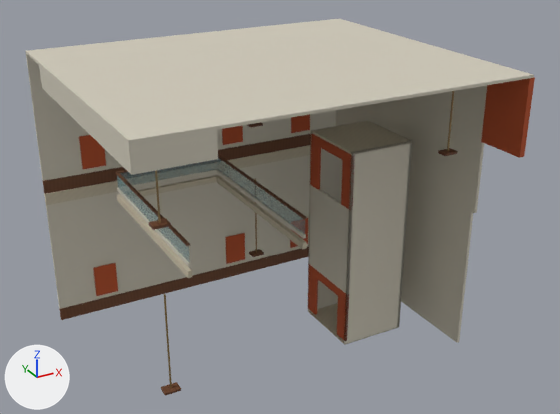
A saved change to the Blender file BlenderCatalogue/assets/orchard_exchange/source/AST-RTL-009.blend.
Both versions are drawn from a camera (50 mm lens) standing at (-8.1, -43.0, 25.8) and looking at (10.8, -8.7, 8.7). Arrows for +X, +Y and +Z are at lower left; the lights stay in place. The first picture is the older version.

In view in the first picture: 'EX_EastLowerWall', 'EX_EastUpperWall', 'EX_HighRoof', 'EX_LiftBack', 'EX_LiftCap', 'EX_LiftFrontBetween', 'EX_LiftHeader_52.5', 'EX_LiftHeader_61', 'EX_LiftJamb_52.5-240.25', 'EX_LiftJamb_52.5-243.66', 'EX_LiftJamb_61-243.66', 'EX_LiftPit', 'EX_LiftSide_-239.46', 'EX_LiftSide_-243.66', 'EX_NorthDado_52.5', 'EX_NorthDado_61', 'EX_NorthJoint', 'EX_NorthWall_52.5', 'EX_NorthWall_61', 'EX_UpperPortalHeader', 'EX_WestSoffit' and 27 more.
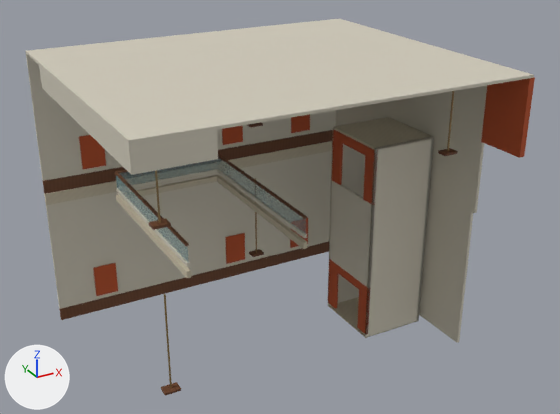
Pixel boxes [x1, y1, x2, y2] of what changed, in the pictures (560 x 414 px):
'EX_LiftSide_-239.46', moved
    before: [344, 140, 412, 344]
    after: [365, 136, 434, 337]
'EX_LiftFrontBetween', moved
    before: [308, 186, 352, 293]
    after: [329, 180, 375, 288]
'EX_LiftSide_-243.66', moved
    before: [308, 122, 359, 312]
    after: [328, 118, 383, 306]
'EX_LiftCap', moved
    before: [311, 121, 413, 154]
    after: [334, 117, 434, 150]
'EX_LiftPit', moved
    before: [309, 303, 398, 344]
    after: [329, 297, 419, 338]
'EX_LiftJamb_61-243.66', moved
    before: [310, 134, 321, 189]
    after: [331, 130, 343, 185]
'EX_LiftJamb_52.5-240.25', moved
    before: [337, 288, 349, 341]
    after: [357, 281, 370, 334]
'EX_LiftJamb_52.5-243.66', moved
    before: [308, 264, 318, 315]
    after: [328, 259, 339, 309]
'EX_LiftBack', moved
    before: [383, 128, 412, 327]
    after: [387, 117, 434, 314]
'EX_LiftHeader_61', moved
    before: [319, 137, 343, 160]
    after: [341, 133, 366, 155]
'EX_LiftHeader_52.5', moved
    before: [316, 270, 338, 295]
    after: [336, 265, 359, 289]

Edits to the bpy script that builds the scene:
```text
Change me_ex_liftback:
    remove me_ex_liftback.from_pydata(...)  # 8 vertices, 6 faces; spans x 17.96..18.12, y -10.66..-6.34, z -0.24..11.85
    add me_ex_liftback.from_pydata(...)  # 8 vertices, 6 faces; spans x 19.46..19.62, y -10.66..-6.34, z -0.24..11.85
    me_ex_liftback part 1: the whole mesh is moved by (1.5, 0.0, 0.0)
Change me_ex_liftside__243_66:
    remove me_ex_liftside__243_66.from_pydata(...)  # 8 vertices, 6 faces; spans x 14.12..18.12, y -6.46..-6.34, z -0.24..11.85
    add me_ex_liftside__243_66.from_pydata(...)  # 8 vertices, 6 faces; spans x 15.62..19.62, y -6.46..-6.34, z -0.24..11.85
    me_ex_liftside__243_66 part 2: the whole mesh is moved by (1.5, 0.0, 0.0)
Change me_ex_liftside__239_46:
    remove me_ex_liftside__239_46.from_pydata(...)  # 8 vertices, 6 faces; spans x 14.12..18.12, y -10.66..-10.54, z -0.24..11.85
    add me_ex_liftside__239_46.from_pydata(...)  # 8 vertices, 6 faces; spans x 15.62..19.62, y -10.66..-10.54, z -0.24..11.85
    me_ex_liftside__239_46 part 3: the whole mesh is moved by (1.5, 0.0, 0.0)
Change me_ex_liftjamb_52_5_243_66:
    remove me_ex_liftjamb_52_5_243_66.from_pydata(...)  # 8 vertices, 6 faces; spans x 14.12..14.28, y -7.25..-6.34, z 0.0..3.2
    add me_ex_liftjamb_52_5_243_66.from_pydata(...)  # 8 vertices, 6 faces; spans x 15.62..15.78, y -7.25..-6.34, z 0.0..3.2
    me_ex_liftjamb_52_5_243_66 part 4: the whole mesh is moved by (1.5, 0.0, 0.0)
Change me_ex_liftjamb_52_5_240_25:
    remove me_ex_liftjamb_52_5_240_25.from_pydata(...)  # 8 vertices, 6 faces; spans x 14.12..14.28, y -10.66..-9.75, z 0.0..3.2
    add me_ex_liftjamb_52_5_240_25.from_pydata(...)  # 8 vertices, 6 faces; spans x 15.62..15.78, y -10.66..-9.75, z 0.0..3.2
    me_ex_liftjamb_52_5_240_25 part 5: the whole mesh is moved by (1.5, 0.0, 0.0)
Change me_ex_liftheader_52_5:
    remove me_ex_liftheader_52_5.from_pydata(...)  # 8 vertices, 6 faces; spans x 14.12..14.28, y -9.75..-7.25, z 2.64..3.2
    add me_ex_liftheader_52_5.from_pydata(...)  # 8 vertices, 6 faces; spans x 15.62..15.78, y -9.75..-7.25, z 2.64..3.2
    me_ex_liftheader_52_5 part 6: the whole mesh is moved by (1.5, 0.0, 0.0)
Change me_ex_liftjamb_61_243_66:
    remove me_ex_liftjamb_61_243_66.from_pydata(...)  # 8 vertices, 6 faces; spans x 14.12..14.28, y -7.25..-6.34, z 8.5..11.7
    add me_ex_liftjamb_61_243_66.from_pydata(...)  # 8 vertices, 6 faces; spans x 15.62..15.78, y -7.25..-6.34, z 8.5..11.7
    me_ex_liftjamb_61_243_66 part 7: the whole mesh is moved by (1.5, 0.0, 0.0)
Change me_ex_liftheader_61:
    remove me_ex_liftheader_61.from_pydata(...)  # 8 vertices, 6 faces; spans x 14.12..14.28, y -9.75..-7.25, z 11.14..11.7
    add me_ex_liftheader_61.from_pydata(...)  # 8 vertices, 6 faces; spans x 15.62..15.78, y -9.75..-7.25, z 11.14..11.7
    me_ex_liftheader_61 part 8: the whole mesh is moved by (1.5, 0.0, 0.0)
Change me_ex_liftfrontbetween:
    remove me_ex_liftfrontbetween.from_pydata(...)  # 8 vertices, 6 faces; spans x 14.12..14.28, y -10.66..-6.34, z 3.2..8.5
    add me_ex_liftfrontbetween.from_pydata(...)  # 8 vertices, 6 faces; spans x 15.62..15.78, y -10.66..-6.34, z 3.2..8.5
    me_ex_liftfrontbetween part 9: the whole mesh is moved by (1.5, 0.0, 0.0)
Change me_ex_liftpit:
    remove me_ex_liftpit.from_pydata(...)  # 8 vertices, 6 faces; spans x 14.12..18.12, y -10.66..-6.34, z -0.24..-0.2
    add me_ex_liftpit.from_pydata(...)  # 8 vertices, 6 faces; spans x 15.62..19.62, y -10.66..-6.34, z -0.24..-0.2
    me_ex_liftpit part 10: the whole mesh is moved by (1.5, 0.0, 0.0)
Change me_ex_liftcap:
    remove me_ex_liftcap.from_pydata(...)  # 8 vertices, 6 faces; spans x 14.12..18.12, y -10.66..-6.34, z 11.73..11.85
    add me_ex_liftcap.from_pydata(...)  # 8 vertices, 6 faces; spans x 15.62..19.62, y -10.66..-6.34, z 11.73..11.85
    me_ex_liftcap part 11: the whole mesh is moved by (1.5, 0.0, 0.0)
```
